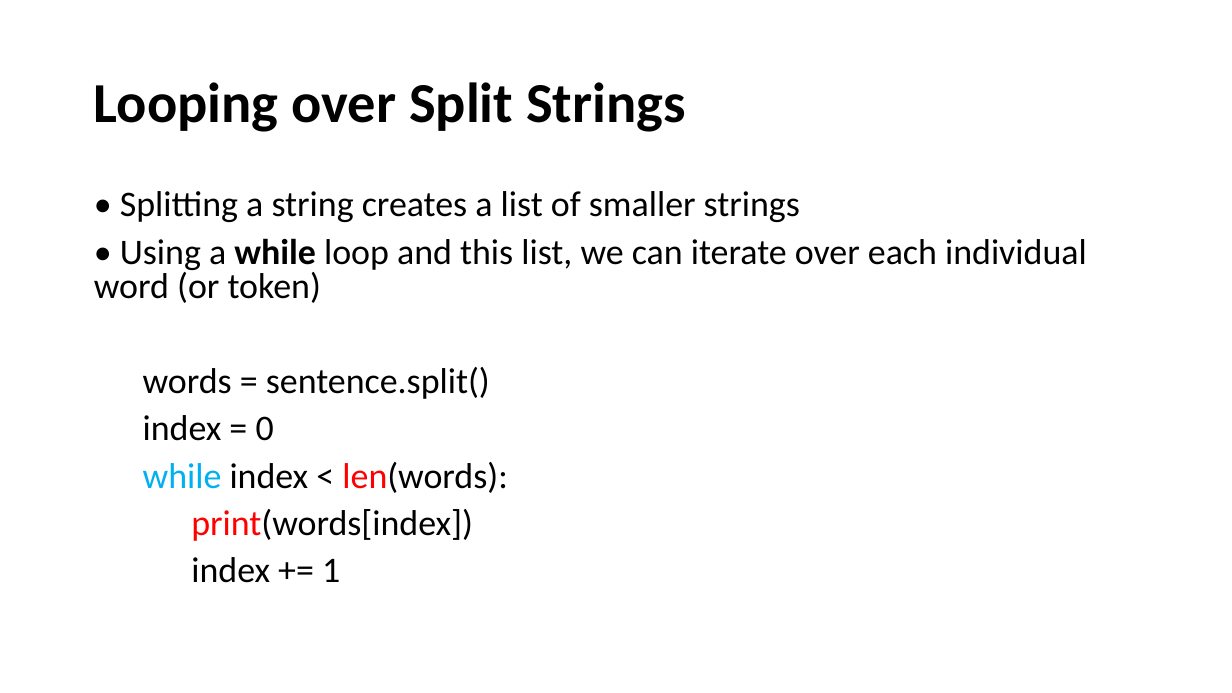
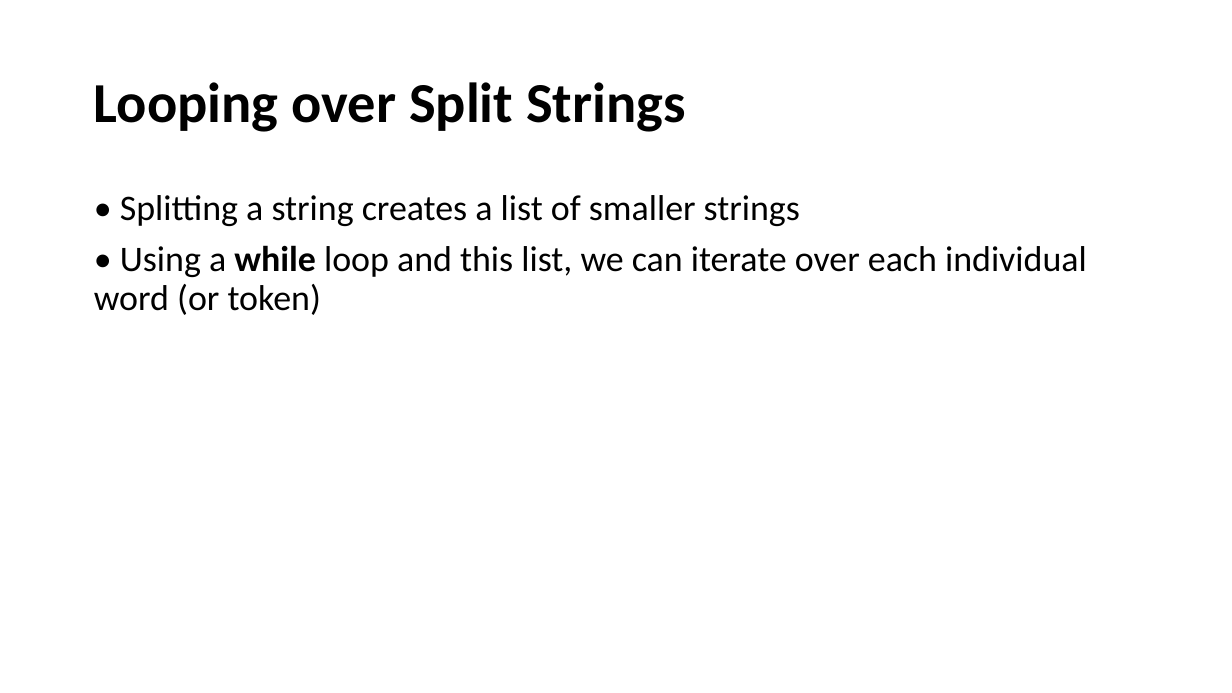
Before and after one commit to HKohin/Python-for-Upward-Bound-Program, a slide deck: slide 25 of PYTHON_9_Strings.pptx (slide 26 before the commit). Drawn at 1232x693 pixels with LibreOffice and Linux fonts; fonts in the diff are those of the drawing. Boxes give left, top, right and bottom in pixels: in the first picture for what was removed or moved away, otherwise in the second. Text is boxed around its words. In the diff, an @@ line names an element or a change of style, - is before the commit and + after.

```diff
--- a/PYTHON_9_Strings.pptx
+++ b/PYTHON_9_Strings.pptx
@@ text "• Splitting a string creates ..." at [94, 195, 1087, 315]: line spacing 0.8 to 0.9 @@
@@ text at [143, 367, 507, 583]: paragraphs removed @@
-words = sentence.split()
-index = 0
-while index < len(words):
-print(words[index])
-index += 1
```
Also in this commit, not shown: 1 other slide changed, 1 slide removed.
